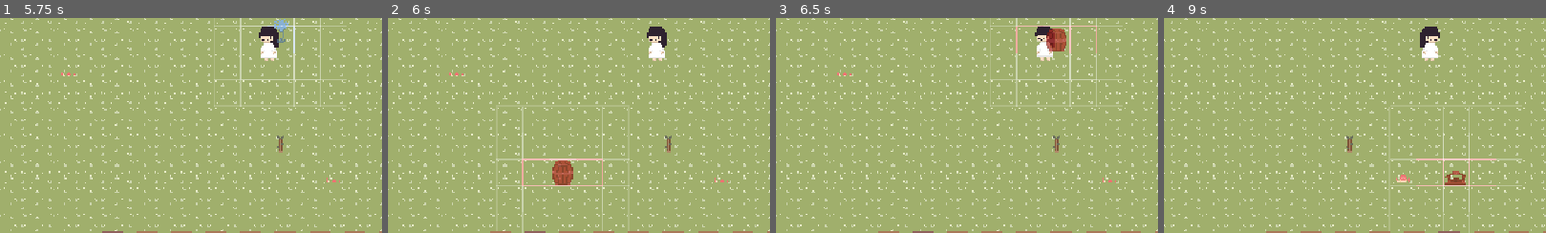
Above: before the commit, frames 1-4 (left to right).
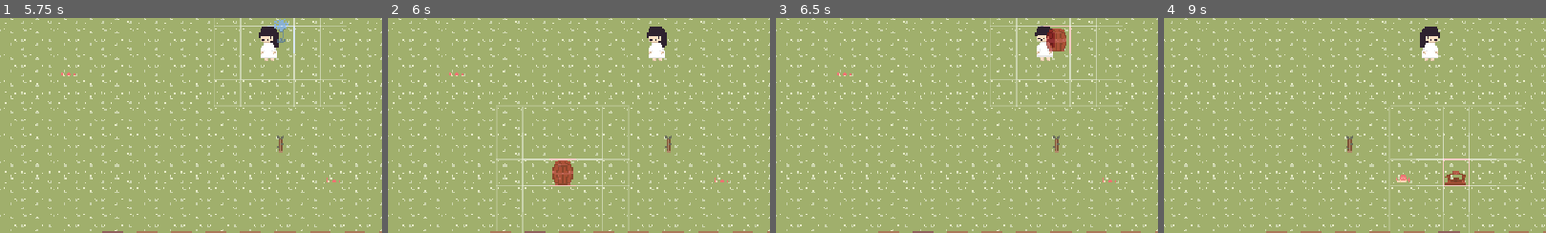
Above: after the commit, the same moments.

Repository: MarbleSodas/LGD
Game: Godot game, scene res://scenes/start_menu/start_menu.tscn
The game is run twice, just before and just after one commit, with the same random seed, the same clock (stepped at 60 frames per second) and the same inputs.
Inputs (mouse positions are % of the whole screen's width and height, from its top left):
- Up to frame 1 (5.75 s): click (50, 58) at 0.5 s; click (50, 58) at 1.25 s; click "NEW WORLD" at 2 s; click (50, 49) at 2.77 s; type "Alex" at 2.85 s; click "NEW WORLD" at 3.5 s; click "Create" at 4.25 s; tap Enter (ui_accept) at 5 s; drag from (30, 94) to (50, 47) at 5.02 s
- Up to frame 2 (6 s): tap Enter (ui_accept) at 5.75 s; drag from (34, 94) to (50, 47) at 5.77 s
- Up to frame 3 (6.5 s): no input
- Up to frame 4 (9 s): tap Enter (ui_accept) at 6.5, 8, 8.75 s; move the mouse to (39, 94) at 6.52 s; hold D (Right) 6.53-7.25 s; hold 0 (hotbar_0) 6.53-7.25 s; click (39, 94) at 6.67 s; drag from (43, 94) to (20, 35) at 7.27 s; drag from (48, 94) to (50, 47) at 8.02 s; drag from (52, 94) to (50, 47) at 8.77 s
The pictures show only the part of the screen within x 15-65%, y 40-90%; the shares and areas given below are measured in that part.

Frame 1 is identical in both runs. In frame 2, 0.3% of the frame differs, in the area x 35-57%, y 65-79%; in frame 3, 0.2%; in frame 4, 0.2%.

Commit message:
refactor(buildings): revert barrel/processor to single-tile footprint
- Reduce footprint to 1x1 for barrel and processor
- Simplify DirectionalBuilding to single-tile IO logic
- Remove IO indicator visuals (stubbed)
- Disable flip support

Diff:
--- a/resources/buildables/barrel.tres
+++ b/resources/buildables/barrel.tres
@@ -7,6 +7,7 @@
 [resource]
 script = ExtResource("1_script")
 id = "barrel"
+buildable_type = 1
 display_name = "Storage Barrel"
 icon = ExtResource("2_icon")
 scene = ExtResource("3_scene")
@@ -16,8 +17,8 @@
 preview_offset = Vector2(0, 0)
 placement_offset = Vector2(0, 0)
 ignore_system_offset = false
-footprint_size = Vector2i(3, 1)
-supports_flip = true
+footprint_size = Vector2i(1, 1)
+supports_flip = false
 build_costs = {
 "wood": 20
 }
--- a/resources/buildables/processor.tres
+++ b/resources/buildables/processor.tres
@@ -7,6 +7,7 @@
 [resource]
 script = ExtResource("1_script")
 id = "processor"
+buildable_type = 1
 display_name = "Processor"
 icon = ExtResource("2_icon")
 scene = ExtResource("3_scene")
@@ -16,8 +17,8 @@
 preview_offset = Vector2(0, 0)
 placement_offset = Vector2(0, 0)
 ignore_system_offset = false
-footprint_size = Vector2i(3, 1)
-supports_flip = true
+footprint_size = Vector2i(1, 1)
+supports_flip = false
 build_costs = {
 "wood": 10
 }
--- a/scripts/directional_building.gd
+++ b/scripts/directional_building.gd
@@ -2,22 +2,14 @@
 extends Node2D
 
 ## Base class for buildings with directional Input/Output tiles.
-## Supports flipping (swapping input/output) and multi-tile footprint.
+## Refactored to single-tile behavior (input/output/center are all the same).
+## Supports flipping property for save compatibility, but it has no effect on logic.
 
 @export var is_flipped: bool = false
 var center_tile: Vector2i = Vector2i.ZERO
 
-var _io_indicators: Node2D
-
 func _ready() -> void:
-	# Add IO visual indicators
-	var script = load("res://scripts/visuals/io_indicators.gd")
-	if script:
-		_io_indicators = Node2D.new()
-		_io_indicators.name = "IOIndicators"
-		_io_indicators.set_script(script)
-		_io_indicators.z_index = 20 # Ensure visibility
-		add_child(_io_indicators)
+	pass
 
 ## Called by PlacementManager (and PlantingSystem load) to set state
 func set_placement_data(center: Vector2i, flipped: bool) -> void:
@@ -26,29 +18,19 @@
 	_update_orientation()
 
 func _update_orientation() -> void:
-	if _io_indicators:
-		_io_indicators.queue_redraw()
+	pass
 
 func get_center_tile() -> Vector2i:
 	return center_tile
 
 func get_input_tile() -> Vector2i:
-	# Default: Input Left (-1, 0), Output Right (1, 0)
-	# Flipped: Input Right (1, 0), Output Left (-1, 0)
-	var offset_x = 1 if is_flipped else -1
-	return center_tile + Vector2i(offset_x, 0)
+	return center_tile
 
 func get_output_tile() -> Vector2i:
-	var offset_x = -1 if is_flipped else 1
-	return center_tile + Vector2i(offset_x, 0)
+	return center_tile
 
 func get_occupied_tiles() -> Array[Vector2i]:
-	# Assumes 3-tile horizontal footprint centered on center_tile
-	return [
-		center_tile + Vector2i(-1, 0),
-		center_tile,
-		center_tile + Vector2i(1, 0)
-	]
+	return [center_tile]
 
 func get_all_tiles() -> Array[Vector2i]:
 	return get_occupied_tiles()
--- a/scripts/visuals/io_indicators.gd
+++ b/scripts/visuals/io_indicators.gd
@@ -1,73 +1,15 @@
 extends Node2D
 
-@export var input_color: Color = Color(0.2, 1.0, 0.2, 0.6)
-@export var output_color: Color = Color(1.0, 0.4, 0.2, 0.6)
-@export var tile_size: Vector2 = Vector2(32, 32)
-
-var planting_system: Node = null
-var rat_manager_panel: Control = null
+# REMOVED for single-tile simplification.
+# This script is no longer used as of the single-tile refactor.
+# DirectionalBuilding no longer instantiates this.
+# Kept as stub to prevent load errors if referenced elsewhere (unlikely).
 
 func _ready() -> void:
-	# Default to hidden
-	visible = false
-
-	# Redraw when parent changes orientation
-	var parent = get_parent()
-	if parent and parent.has_signal("orientation_changed"):
-		parent.connect("orientation_changed", queue_redraw)
-
-	# Find dependencies
-	planting_system = get_tree().get_first_node_in_group("planting_system")
-
-	var ui = get_tree().get_first_node_in_group("ui_layer")
-	if ui:
-		rat_manager_panel = ui.get_node_or_null("RatManagerPanel")
+	pass
 
 func _process(_delta: float) -> void:
-	var should_show: bool = false
-
-	# 1. Building Mode
-	if planting_system and "current_mode" in planting_system:
-		# Mode.PLACE is 1
-		if planting_system.current_mode == 1:
-			should_show = true
-
-	# 2. Rat Management Mode
-	if not should_show and rat_manager_panel:
-		if rat_manager_panel.visible:
-			should_show = true
-
-	if visible != should_show:
-		visible = should_show
+	pass
 
 func _draw() -> void:
-	var parent = get_parent()
-	if not parent or not parent.has_method("get_input_tile"): return
-
-	# Determine offsets based on flip state
-	# Parent is DirectionalBuilding
-	var flipped = parent.get("is_flipped")
-
-	# Default: Input Left (-1, 0), Output Right (1, 0)
-	var in_dir = Vector2(-1, 0)
-	var out_dir = Vector2(1, 0)
-
-	if flipped:
-		in_dir = Vector2(1, 0)
-		out_dir = Vector2(-1, 0)
-
-	var in_pos = in_dir * tile_size
-	var out_pos = out_dir * tile_size
-
-	_draw_indicator(in_pos, input_color, "IN")
-	_draw_indicator(out_pos, output_color, "OUT")
-
-func _draw_indicator(pos: Vector2, color: Color, text: String) -> void:
-	var size = tile_size.x / 3.0
-	draw_circle(pos, size, color)
-	draw_circle(pos, size, Color.WHITE, false, 2.0)
-
-	# Draw arrow or simple line
-	# For IN: Pointing towards 0,0?
-	# For OUT: Pointing away?
-	# Just the text is fine for debug/MVP
+	pass
